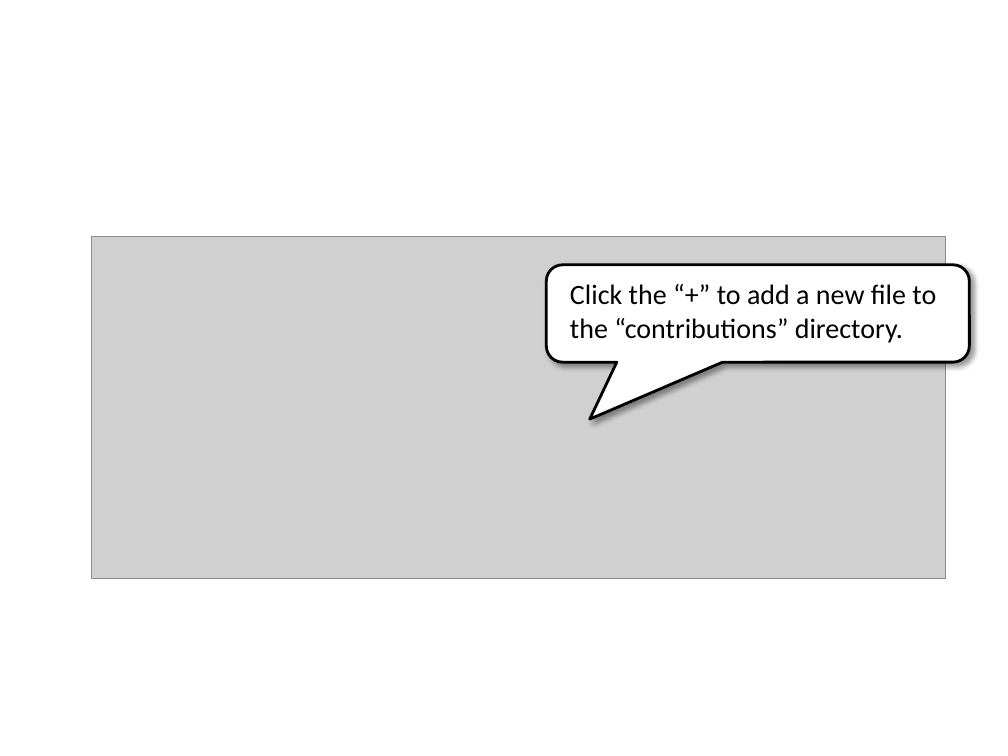
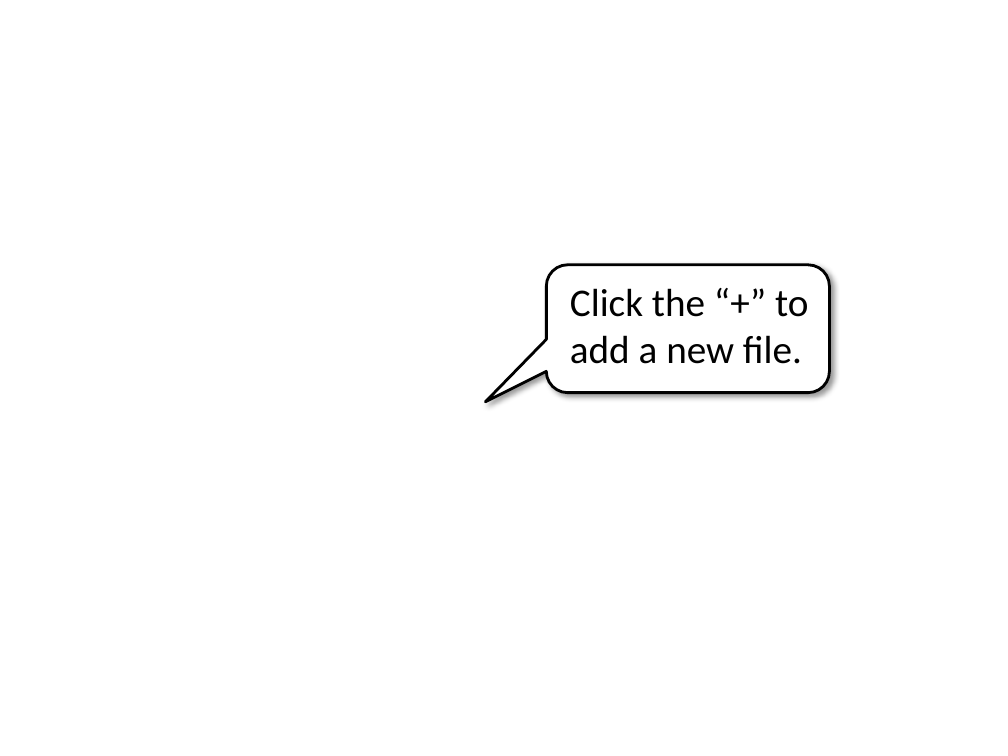
Before and after one commit to oreillymedia/97-things-every-agile-developer-should-know, a slide deck: slide 3 of images/tutorial_images.pptx. Drawn at 1008x756 pixels with LibreOffice and Linux fonts; fonts in the diff are those of the drawing; grey boxes stand for pictures; background and template pictures are left out. Boxes give left, top, right and bottom in pixels: in the first picture for what was removed or moved away, otherwise in the second. Text is boxed around its words. In the diff, an @@ line names an element or a change of style, - is before the commit and + after.

```diff
--- a/images/tutorial_images.pptx
+++ b/images/tutorial_images.pptx
@@ picture removed at bbox=[92, 237, 947, 579] @@
@@ rounded speech box: place and size @@
-rounded speech box at bbox=[546, 265, 970, 363]
+rounded speech box at bbox=[546, 265, 830, 393]
@@ rounded speech box at bbox=[546, 265, 830, 393]: proportions changed @@
@@ text at bbox=[570, 288, 808, 364]: text changed; size 20 to 28 pt @@
-Click the “+” to add a new file to the “contributions” directory.
+Click the “+” to add a new file.
```
Also in this commit, not shown: 3 other slides changed, 1 slide removed, 2 other files.
